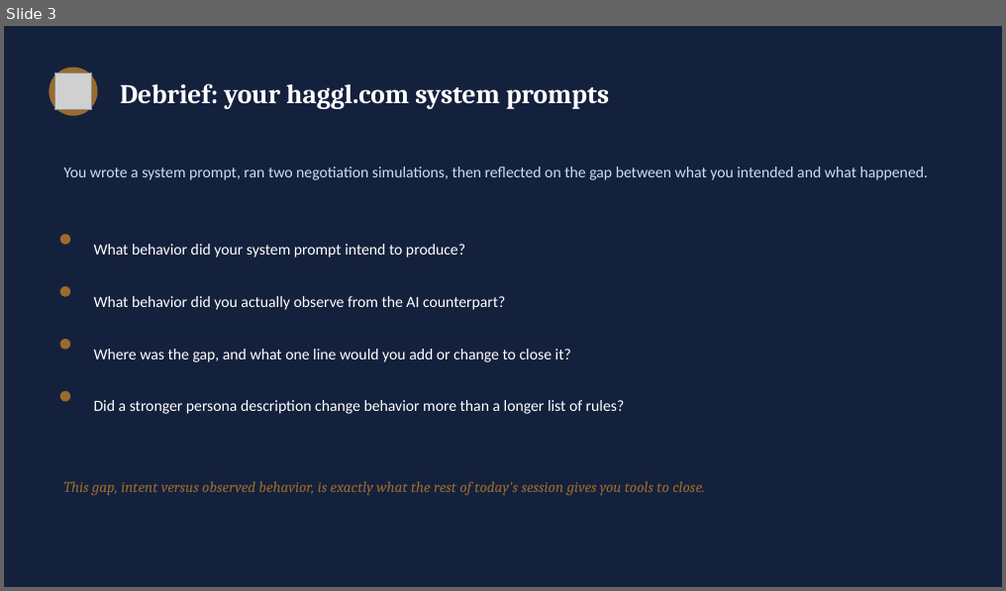
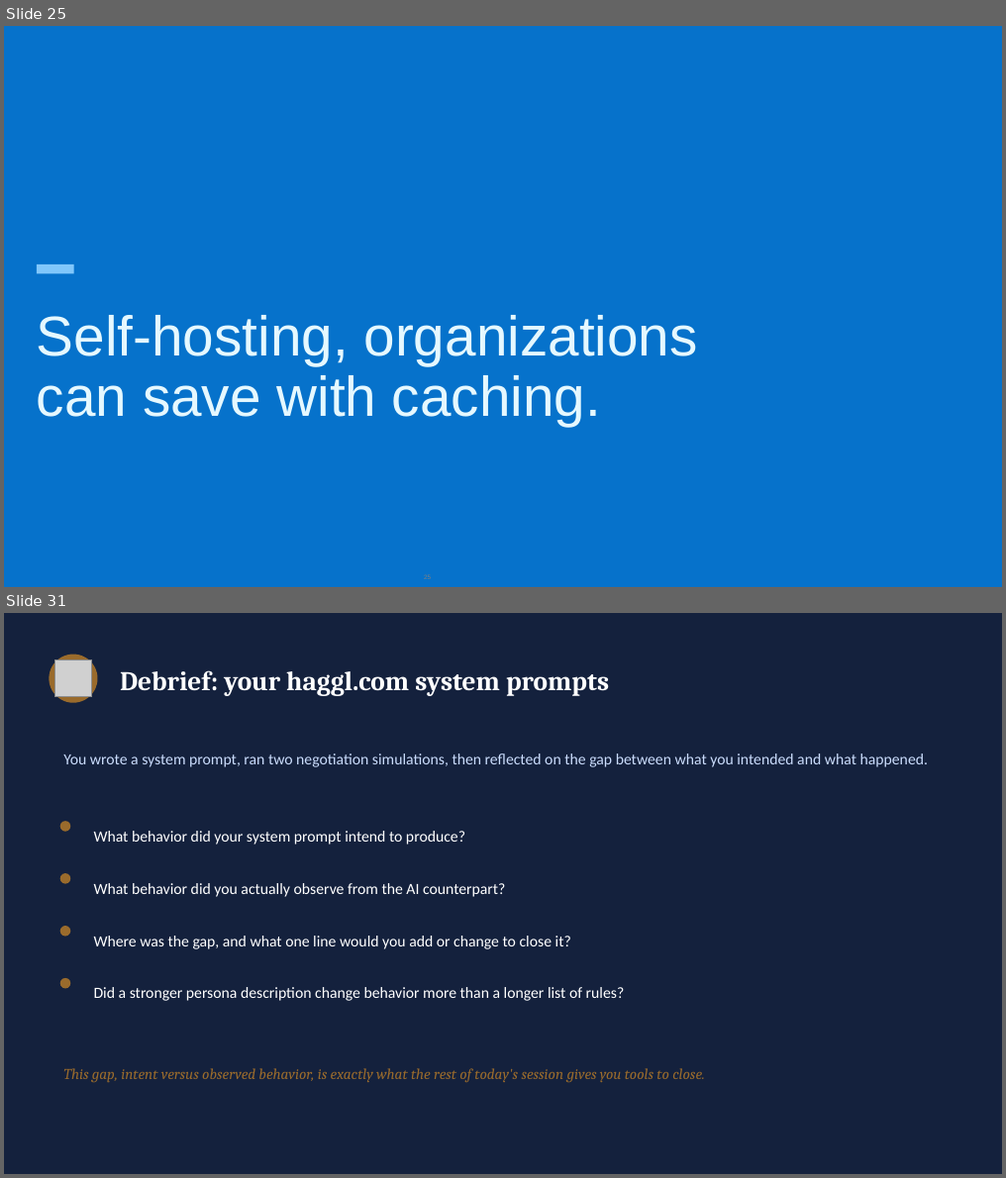
Before and after one commit to kwartler/vienna-genai-finance-course, a slide deck: lessons/day1/wip/prompt_engineering_system_prompts.pptx. Shown one above the other, each under a label of ours: slide 3 before the commit, slides 25 and 31 after it; the slides between them are not shown. The pictures are 1006x591 and 1006x1178 pixels, drawn with LibreOffice and Linux fonts; fonts in the diff are those of the drawing; grey boxes stand for pictures; background and template pictures are left out. Boxes give left, top, right and bottom in pixels: in the first picture for what was removed or moved away, otherwise in the second. Text is boxed around its words. In the diff, an @@ line names an element or a change of style, - is before the commit and + after.

```diff
--- a/lessons/day1/wip/prompt_engineering_system_prompts.pptx
+++ b/lessons/day1/wip/prompt_engineering_system_prompts.pptx
@@ slide 25 added at box(4, 26, 1002, 587), background #0672CB @@
@@ rectangle added at box(37, 265, 74, 274), fill #80C7FB @@
@@ title added at box(37, 315, 698, 426), 54 pt, text #E5F8FF @@
+Self-hosting, organizations can save with caching.
@@ page number added at box(423, 574, 431, 581), 6 pt, text #808080 @@
+25
@@ what was slide 3 is now slide 31 @@
```
Also in this commit, not shown: 4 slides changed, 30 other slides added, 33 other files.
